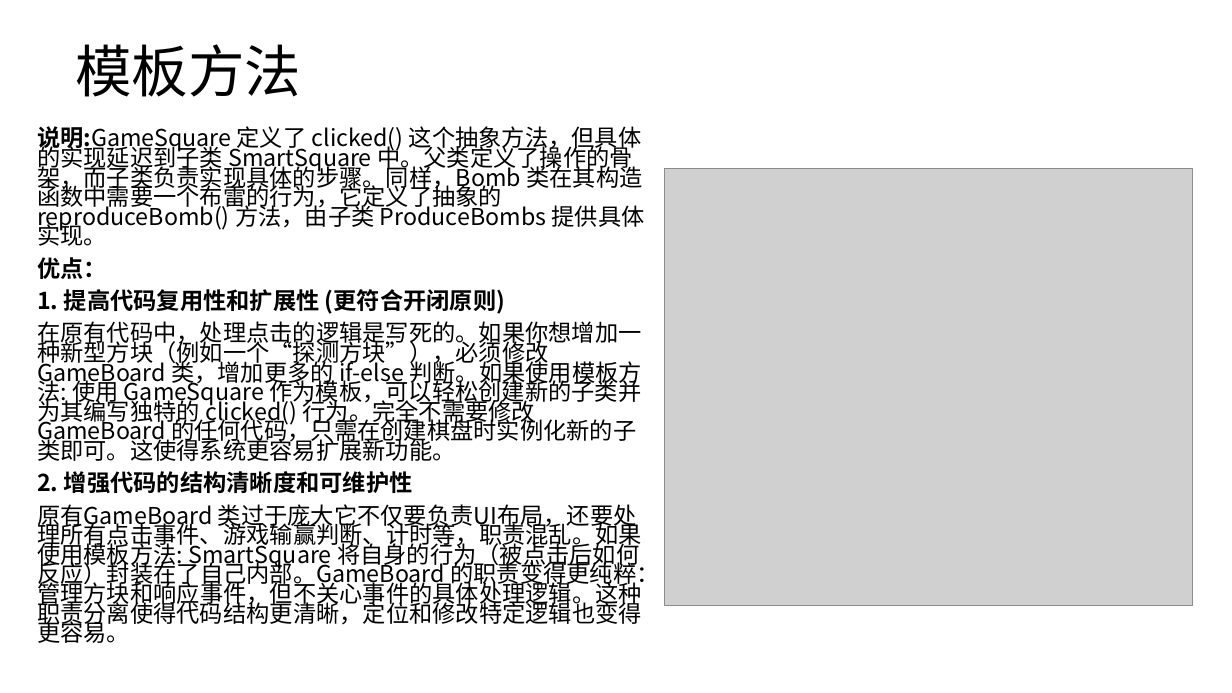
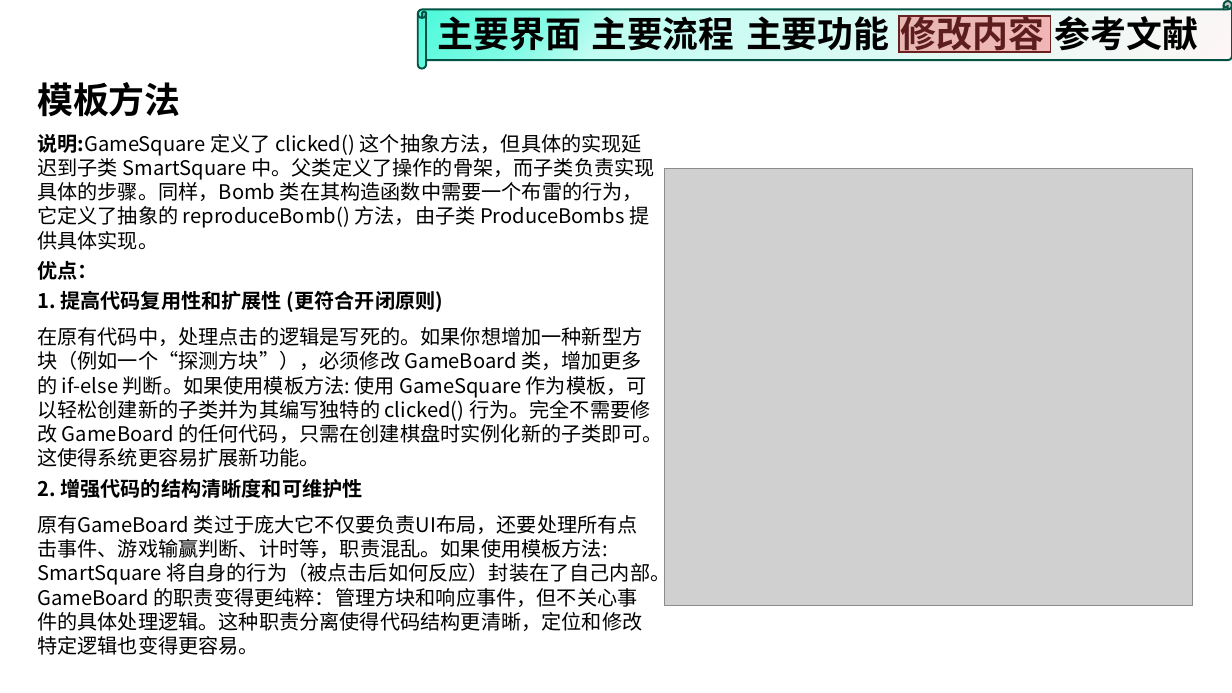
Before and after one commit to wzc506/mineswapper, a slide deck: slide 37 of uml.pptx (slide 7 before the commit). Drawn at 1232x693 pixels with LibreOffice and Linux fonts; fonts in the diff are those of the drawing; grey boxes stand for pictures; background and template pictures are left out. Boxes give left, top, right and bottom in pixels: in the first picture for what was removed or moved away, otherwise in the second. Text is boxed around its words. In the diff, an @@ line names an element or a change of style, - is before the commit and + after.

```diff
--- a/uml.pptx
+++ b/uml.pptx
@@ horizontal scroll added at bbox=[418, 1, 1232, 68], fill gradient #FFF6F6 to #C2FDF2 to #84FBE5 to #47F9D9, outline #035243 1.5 pt @@
@@ text added at bbox=[438, 11, 582, 57], 28 pt, text #000000, bold @@
+主要界面
@@ text added at bbox=[592, 16, 734, 51], 27.8 pt, text #000000, bold @@
+主要流程
@@ text added at bbox=[746, 16, 890, 51], 28 pt, text #000000, bold @@
+主要功能
@@ rectangle added at bbox=[899, 16, 1051, 52], fill #F84D4D at 38% opacity, outline #6D2222 1.5 pt @@
@@ text added at bbox=[900, 11, 1044, 57], 28 pt, text #000000, bold @@
+修改内容
@@ text added at bbox=[1055, 16, 1199, 51], 28 pt, text #000000, bold @@
+参考文献
@@ title "模板方法": place and size @@
-title "模板方法" at bbox=[75, 44, 301, 97]
+title "模板方法" at bbox=[37, 82, 181, 117]
@@ title "模板方法" at bbox=[37, 82, 181, 117]: size 44 to 28 pt, bold on @@
@@ text "说明:GameSquare 定义了 clicked() 这个抽象方法，但具体的实现延迟到子类 SmartSquare ..." at bbox=[37, 134, 670, 655]: size 18.2 to 15.7 pt; line spacing 0.7 to 1 @@
```
Also in this commit, not shown: 28 other slides changed, 18 slides added, 5 slides removed, 26 other files.
